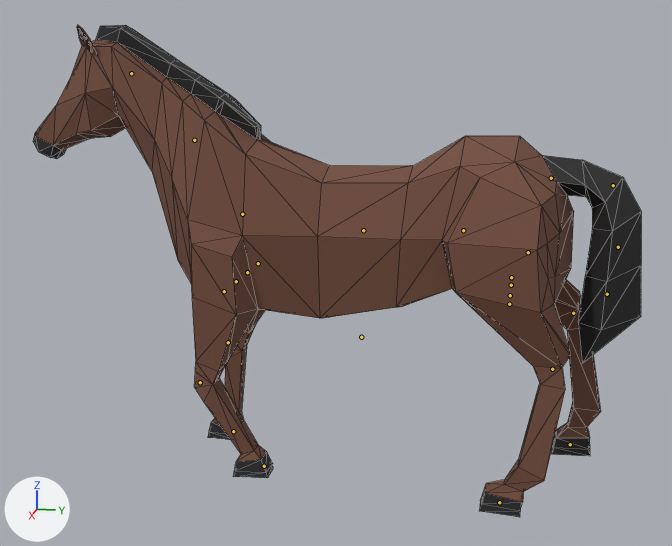
The glTF model assets/art/3d/clips-horse.glb as it was, and as the next commit left it.
Before and after are seen from a camera (50 mm lens) standing at (3.37, 0.58, 1.65) and looking at (0.01, -0.1, 0.81). The axes (+X, +Y, +Z) are drawn at lower left. The lights are the same throughout. The older version comes first. Both versions are drawn at frame 15 of the action 'Trot'; the numbers are the values there. The bones that change, and the others that lie on the model, are drawn over the model as lines. Mesh edges are drawn as thin lines.

The first picture shows 'Horse'.
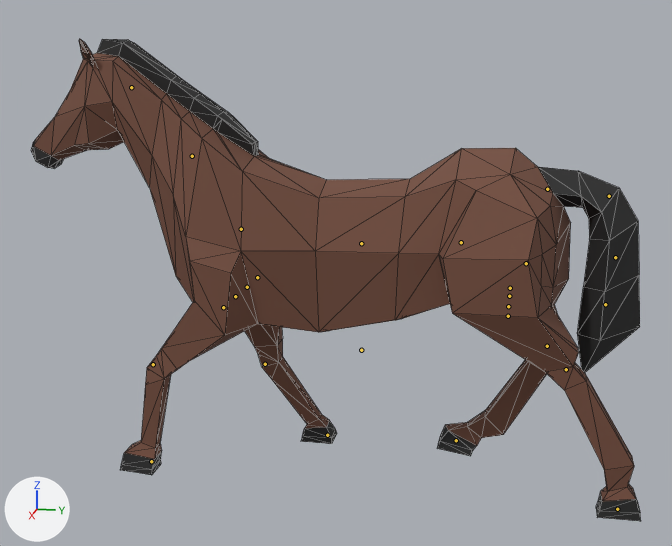
Where the change shows, as pixel boxes [x1, y1, x2, y2] in the pictures (672 x 546 px):
```json
{"object": "Horse", "change": "posed", "before": [33, 25, 641, 517], "after": [31, 39, 641, 521]}
{"bone": "BackFootR", "before": "(570, 444) to (568, 444)", "after": "(456, 440) to (454, 440)"}
{"bone": "FrontFootR", "before": "(233, 431) to (232, 431)", "after": "(327, 435) to (326, 435)"}
{"bone": "BackFootL", "before": "(499, 502) to (498, 502)", "after": "(617, 509) to (616, 509)"}
{"bone": "FrontFootL", "before": "(264, 466) to (262, 466)", "after": "(151, 461) to (150, 461)"}
{"bone": "Body", "before": "(361, 337) to (361, 335)", "after": "(361, 350) to (361, 348)"}
{"bone": "BackUpLegL", "before": "(509, 304) to (510, 305)", "after": "(508, 316) to (508, 316)"}
{"bone": "BackLowLegL", "before": "(552, 369) to (552, 369)", "after": "(566, 369) to (566, 370)"}
{"bone": "Neck", "before": "(194, 140) to (194, 139)", "after": "(192, 156) to (191, 155)"}
{"bone": "FrontUpLegL", "before": "(224, 291) to (223, 292)", "after": "(223, 307) to (222, 308)"}
{"bone": "FrontLowLegL", "before": "(200, 382) to (200, 383)", "after": "(153, 364) to (153, 365)"}
{"bone": "Tail2", "before": "(613, 185) to (613, 186)", "after": "(609, 196) to (609, 196)"}
{"bone": "FrontUpLegR", "before": "(258, 263) to (257, 264)", "after": "(257, 277) to (257, 278)"}
{"bone": "FrontLowLegR", "before": "(228, 342) to (228, 343)", "after": "(265, 364) to (265, 365)"}
{"bone": "BackUpLegR", "before": "(511, 277) to (512, 278)", "after": "(510, 288) to (510, 288)"}
{"bone": "BackLowLegR", "before": "(573, 313) to (573, 314)", "after": "(547, 346) to (546, 346)"}
```

Edits to the scene script, one JSON object a line:
```json
{"block": "bone_backfootr", "where": "bone_backfootr = bpy.data.objects['Armature'].pose.bones['BackFootR']  # child of 'root'"}
{"op": "set", "path": "bone_backfootr.location", "old": "(0.0, -0.62, -0.28)", "new": "(0.0, 1.17, -0.2)"}
{"block": "bone_frontfootr", "where": "bone_frontfootr = bpy.data.objects['Armature'].pose.bones['FrontFootR']  # child of 'root'"}
{"op": "set", "path": "bone_frontfootr.location", "old": "(0.0, 0.42, 0.0)", "new": "(0.0, -1.22, -0.07)"}
{"block": "bone_backfootl", "where": "bone_backfootl = bpy.data.objects['Armature'].pose.bones['BackFootL']  # child of 'root'"}
{"op": "set", "path": "bone_backfootl.location", "old": "(0.0, 0.42, 0.0)", "new": "(0.0, -1.22, -0.07)"}
{"block": "bone_frontfootl", "where": "bone_frontfootl = bpy.data.objects['Armature'].pose.bones['FrontFootL']  # child of 'root'"}
{"op": "set", "path": "bone_frontfootl.location", "old": "(0.0, -0.62, -0.28)", "new": "(0.0, 1.17, -0.2)"}
{"block": "bone_body", "where": "bone_body = bpy.data.objects['Armature'].pose.bones['Body']  # child of 'root'"}
{"op": "set", "path": "bone_body.location", "old": "(0.0, -0.08, 0.0)", "new": "(0.0, -0.28, 0.0)"}
{"op": "set", "path": "bone_body.rotation_quaternion", "old": "(1.0, 0.0, 0.0, 0.0)", "new": "(1.0, 0.008, 0.0, 0.0)", "note": "degrees (0, 0, 0) -> degrees (1, 0, 0)"}
{"block": "bone_backuplegl", "where": "bone_backuplegl = bpy.data.objects['Armature'].pose.bones['BackUpLegL']  # child of 'BackLegL'"}
{"op": "set", "path": "bone_backuplegl.rotation_quaternion", "old": "(1.0, -0.006, 0.0, -0.01)", "new": "(0.995, 0.104, -0.001, -0.005)", "note": "degrees (-1, 0, -1) -> degrees (12, 0, -1)"}
{"block": "bone_backlowlegl", "where": "bone_backlowlegl = bpy.data.objects['Armature'].pose.bones['BackLowLegL']  # child of 'BackUpLegL'"}
{"op": "set", "path": "bone_backlowlegl.rotation_quaternion", "old": "(0.996, -0.088, 0.0, 0.0)", "new": "(-0.991, -0.136, 0.0, 0.0)", "note": "degrees (-10, 0, 0) -> degrees (16, 0, 0)"}
{"block": "bone_neck", "where": "bone_neck = bpy.data.objects['Armature'].pose.bones['Neck']  # child of 'Shoulders'"}
{"op": "set", "path": "bone_neck.rotation_quaternion", "old": "(1.0, -0.017, 0.0, 0.0)", "new": "(1.0, 0.012, 0.0, 0.0)", "note": "degrees (-2, 0, 0) -> degrees (1, 0, 0)"}
{"block": "bone_frontuplegl", "where": "bone_frontuplegl = bpy.data.objects['Armature'].pose.bones['FrontUpLegL']  # child of 'FrontLegL'"}
{"op": "set", "path": "bone_frontuplegl.rotation_quaternion", "old": "(-0.998, 0.06, 0.0, -0.008)", "new": "(-0.935, 0.352, 0.0, -0.039)", "note": "degrees (-7, 0, 1) -> degrees (-41, 2, 4)"}
{"block": "bone_frontlowlegl", "where": "bone_frontlowlegl = bpy.data.objects['Armature'].pose.bones['FrontLowLegL']  # child of 'FrontUpLegL'"}
{"op": "set", "path": "bone_frontlowlegl.rotation_quaternion", "old": "(-0.945, -0.327, 0.0, 0.0)", "new": "(-0.962, -0.266, 0.0, 0.0)", "note": "degrees (38, 0, 0) -> degrees (31, 0, 0)"}
{"block": "bone_tail2", "where": "bone_tail2 = bpy.data.objects['Armature'].pose.bones['Tail2']  # child of 'Tail1'"}
{"op": "set", "path": "bone_tail2.rotation_quaternion", "old": "(-1.0, 0.002, -0.005, -0.03)", "new": "(-1.0, 0.001, -0.003, -0.016)", "note": "degrees (0, 1, 3) -> degrees (0, 0, 2)"}
{"block": "bone_frontuplegr", "where": "bone_frontuplegr = bpy.data.objects['Armature'].pose.bones['FrontUpLegR']  # child of 'FrontLegR'"}
{"op": "set", "path": "bone_frontuplegr.rotation_quaternion", "old": "(-0.994, 0.106, 0.0, 0.006)", "new": "(-0.994, -0.106, 0.001, -0.002)", "note": "degrees (-12, 0, -1) -> degrees (12, 0, 0)"}
{"block": "bone_frontlowlegr", "where": "bone_frontlowlegr = bpy.data.objects['Armature'].pose.bones['FrontLowLegR']  # child of 'FrontUpLegR'"}
{"op": "set", "path": "bone_frontlowlegr.rotation_quaternion", "old": "(-0.997, -0.072, 0.0, 0.0)", "new": "(-0.98, -0.198, 0.0, 0.0)", "note": "degrees (8, 0, 0) -> degrees (23, 0, 0)"}
{"block": "bone_backuplegr", "where": "bone_backuplegr = bpy.data.objects['Armature'].pose.bones['BackUpLegR']  # child of 'BackLegR'"}
{"op": "set", "path": "bone_backuplegr.rotation_quaternion", "old": "(0.974, 0.223, 0.002, -0.001)", "new": "(0.998, -0.028, 0.0, 0.014)", "note": "degrees (26, 0, 0) -> degrees (-3, 0, 2)"}
{"block": "bone_backlowlegr", "where": "bone_backlowlegr = bpy.data.objects['Armature'].pose.bones['BackLowLegR']  # child of 'BackUpLegR'"}
{"op": "set", "path": "bone_backlowlegr.rotation_quaternion", "old": "(-0.987, 0.153, 0.0, 0.0)", "new": "(-0.965, 0.258, 0.0, 0.0)", "note": "degrees (-18, 0, 0) -> degrees (-30, 0, 0)"}
```
